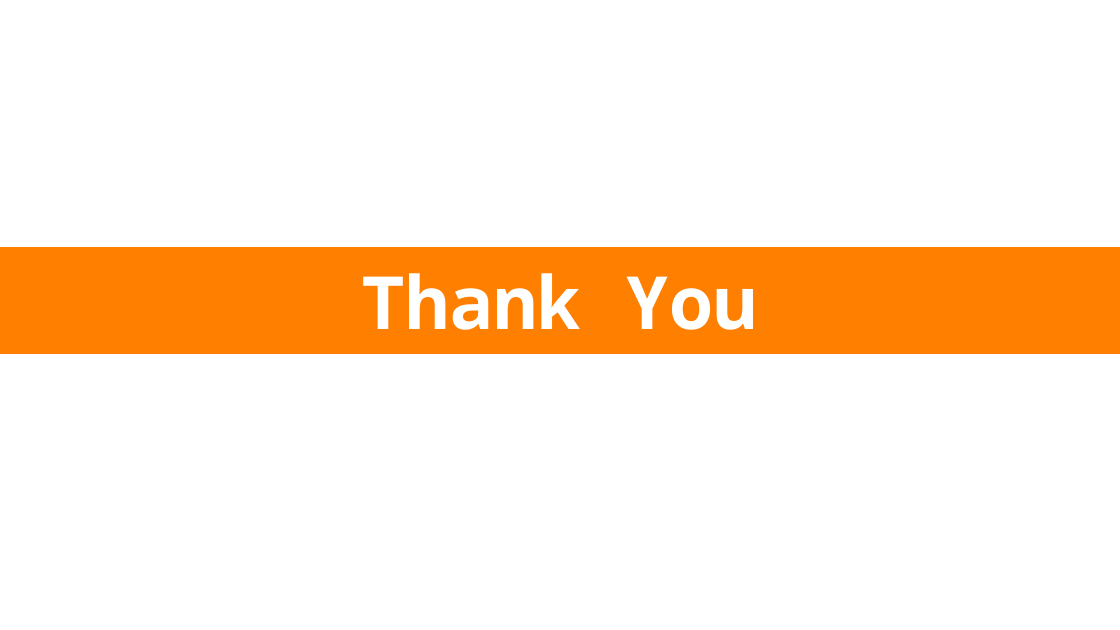
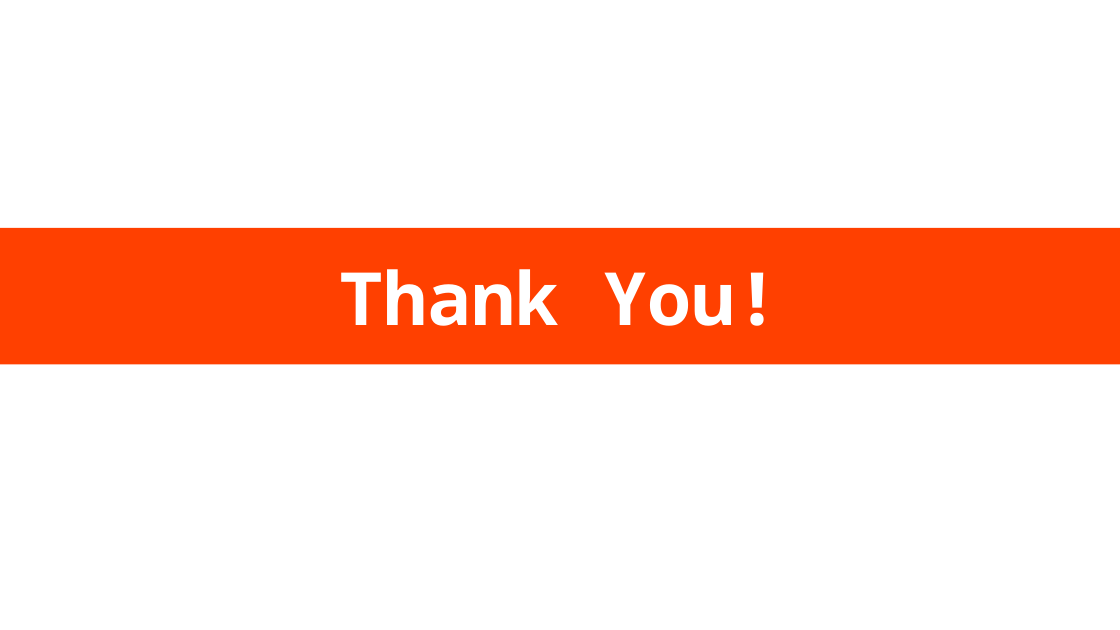
Before and after one commit to bit-web24/keylogger-detection-system, a slide deck: slide 10 of docs/presentation.odp (slide 8 before the commit). Drawn at 1120x630 pixels with LibreOffice and Linux fonts; fonts in the diff are those of the drawing. Boxes give left, top, right and bottom in pixels: in the first picture for what was removed or moved away, otherwise in the second. Text is boxed around its words. In the diff, an @@ line names an element or a change of style, - is before the commit and + after.

```diff
--- a/docs/presentation.odp
+++ b/docs/presentation.odp
@@ rectangle "Thank You!": place and size @@
-rectangle "Thank You!" at [0, 247, 1120, 354]
+rectangle "Thank You!" at [0, 228, 1120, 364]
@@ rectangle "Thank You!" at [0, 228, 1120, 364]: fill #FF8000 to #FF4000 @@
@@ text in rectangle at [340, 269, 780, 326]: text changed @@
-Thank You
+Thank You!
```
Also in this commit, not shown: 6 other slides changed, 3 slides added, 1 slide removed.
